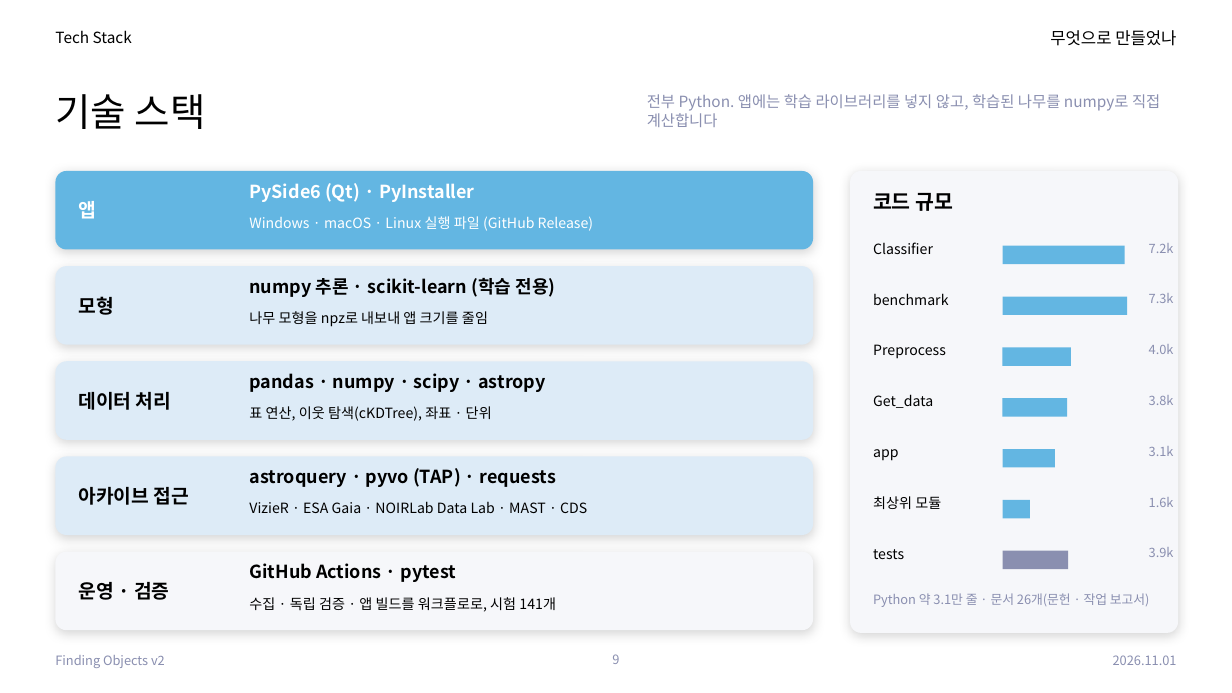
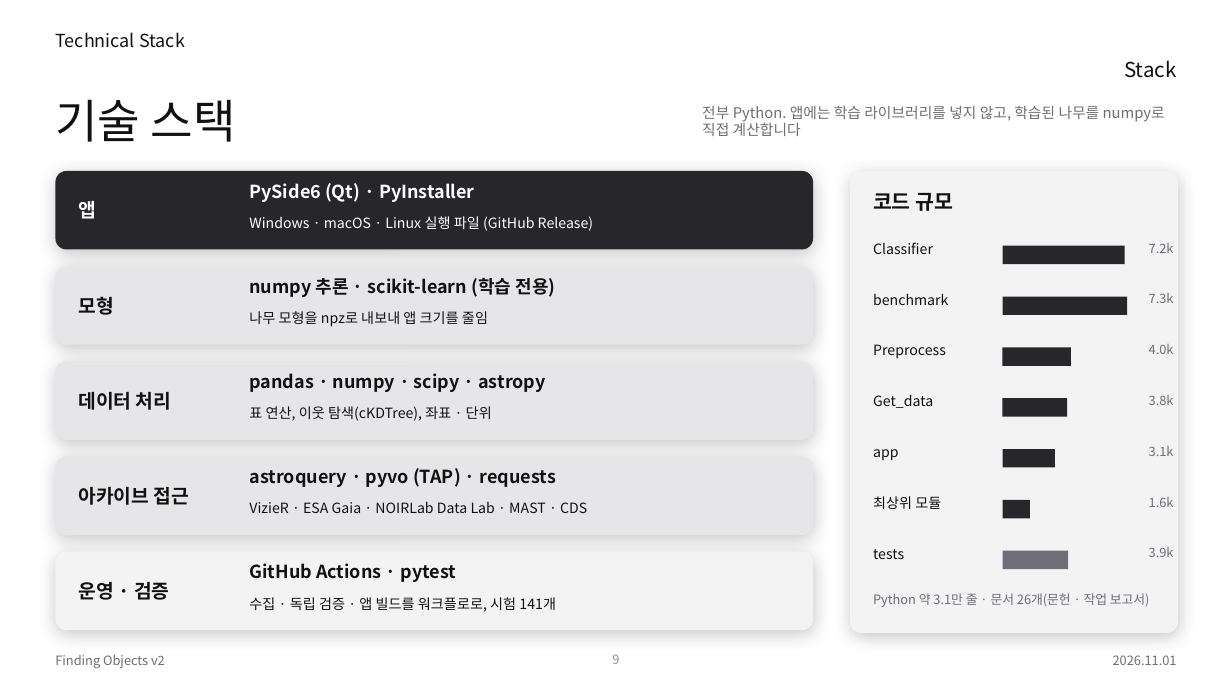
Before and after one commit to Pinchpeach/Finding_objects, a slide deck: slide 9 of v2/document/PIPELINE_STACK_v2.44.0.pptx. Drawn at 1232x693 pixels with LibreOffice and Linux fonts; fonts in the diff are those of the drawing. Boxes give left, top, right and bottom in pixels: in the first picture for what was removed or moved away, otherwise in the second. Text is boxed around its words. In the diff, an @@ line names an element or a change of style, - is before the commit and + after.

```diff
--- a/v2/document/PIPELINE_STACK_v2.44.0.pptx
+++ b/v2/document/PIPELINE_STACK_v2.44.0.pptx
@@ text at <box>55,32,185,48</box>: text changed; size 12 to 14 pt; text colour #000000 to #111111 @@
-Tech Stack
+Technical Stack
@@ title "기술 스택" at <box>55,99,236,142</box>: size 30 to 36 pt, text colour #000000 to #111111 @@
@@ text at <box>1124,60,1176,78</box>: text changed; size 13 to 16 pt; text colour #000000 to #111111 @@
-무엇으로 만들었나
+Stack
@@ text "전부 Python. 앱에는 학습 라이브러리를 ...": place and size @@
-text "전부 Python. 앱에는 학습 라이브러리를 ..." at <box>647,94,1160,127</box>
+text "전부 Python. 앱에는 학습 라이브러리를 ..." at <box>702,105,1165,136</box>
@@ text "전부 Python. 앱에는 학습 라이브러리를 ..." at <box>702,105,1165,136</box>: size 12 to 11.5 pt, text colour #8A8FB0 to #6E6E78; vertical alignment middle to top @@
@@ rounded rectangle at <box>55,171,813,250</box>: fill #63B6E2 to #26262B; shadow changed @@
@@ rounded rectangle at <box>850,171,1178,633</box>: fill #F6F7FA to #F3F3F4; shadow changed @@
@@ fill #DDEBF7 to #E6E6E9; shadow changed in 3 elements at <box>55,266,813,345</box>, <box>55,361,813,440</box>, <box>55,457,813,535</box> @@
@@ fill #63B6E2 to #26262B in 6 elements at <box>1003,246,1125,264</box>, <box>1003,297,1128,315</box>, <box>1003,348,1071,366</box>, <box>1003,398,1067,417</box>, <box>1003,449,1055,468</box>, <box>1003,500,1031,518</box> @@
@@ rounded rectangle at <box>55,552,813,630</box>: fill #F6F7FA to #F3F3F4; shadow changed @@
@@ text colour #000000 to #111111 in 20 elements at <box>79,296,114,315</box>, <box>249,278,556,297</box>, <box>249,311,488,327</box>, <box>79,392,171,410</box>, <box>249,373,545,392</box>, <box>249,406,492,421</box>, <box>79,487,189,505</box>, <box>249,468,556,487</box>, <box>249,501,587,513</box>, <box>79,582,169,600</box>, <box>249,563,457,582</box>, <box>249,597,556,612</box>, <box>873,193,953,211</box>, <box>873,242,933,254</box>, <box>873,293,948,305</box>, <box>873,344,946,359</box>, <box>873,394,933,408</box>, <box>873,449,898,461</box>, <box>873,496,941,509</box>, <box>873,549,904,559</box> @@
@@ rectangle at <box>1003,551,1068,569</box>: fill #8A8FB0 to #6E6E78 @@
@@ text colour #8A8FB0 to #6E6E78 in 10 elements at <box>1149,243,1174,253</box>, <box>1149,293,1174,303</box>, <box>1149,344,1174,354</box>, <box>1149,395,1174,405</box>, <box>1149,446,1174,456</box>, <box>1149,497,1174,507</box>, <box>1149,547,1174,557</box>, <box>873,593,1150,607</box>, <box>55,655,165,668</box>, <box>1113,655,1177,665</box> @@
```
Also in this commit, not shown: 11 other slides changed, 1 other file.
